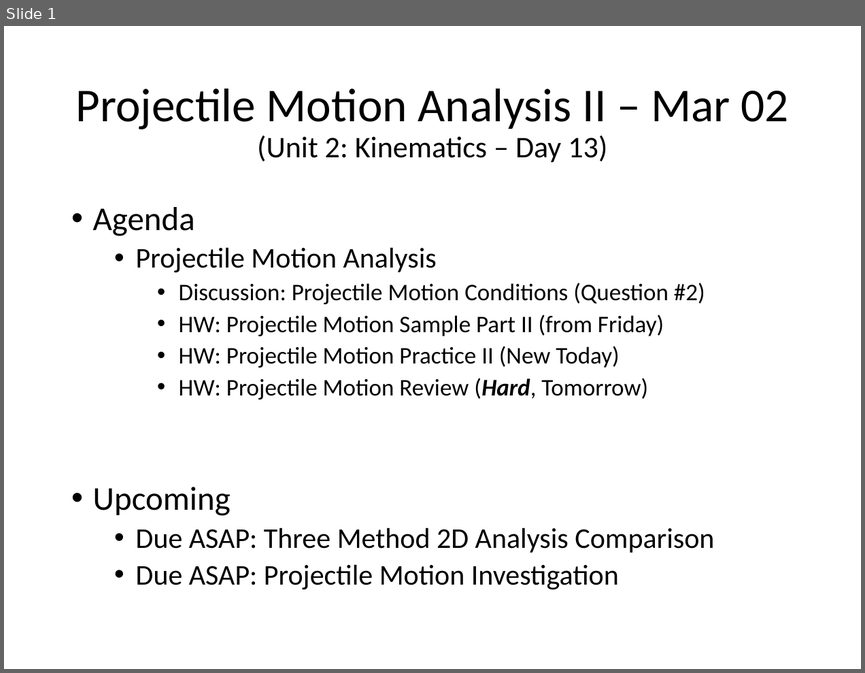
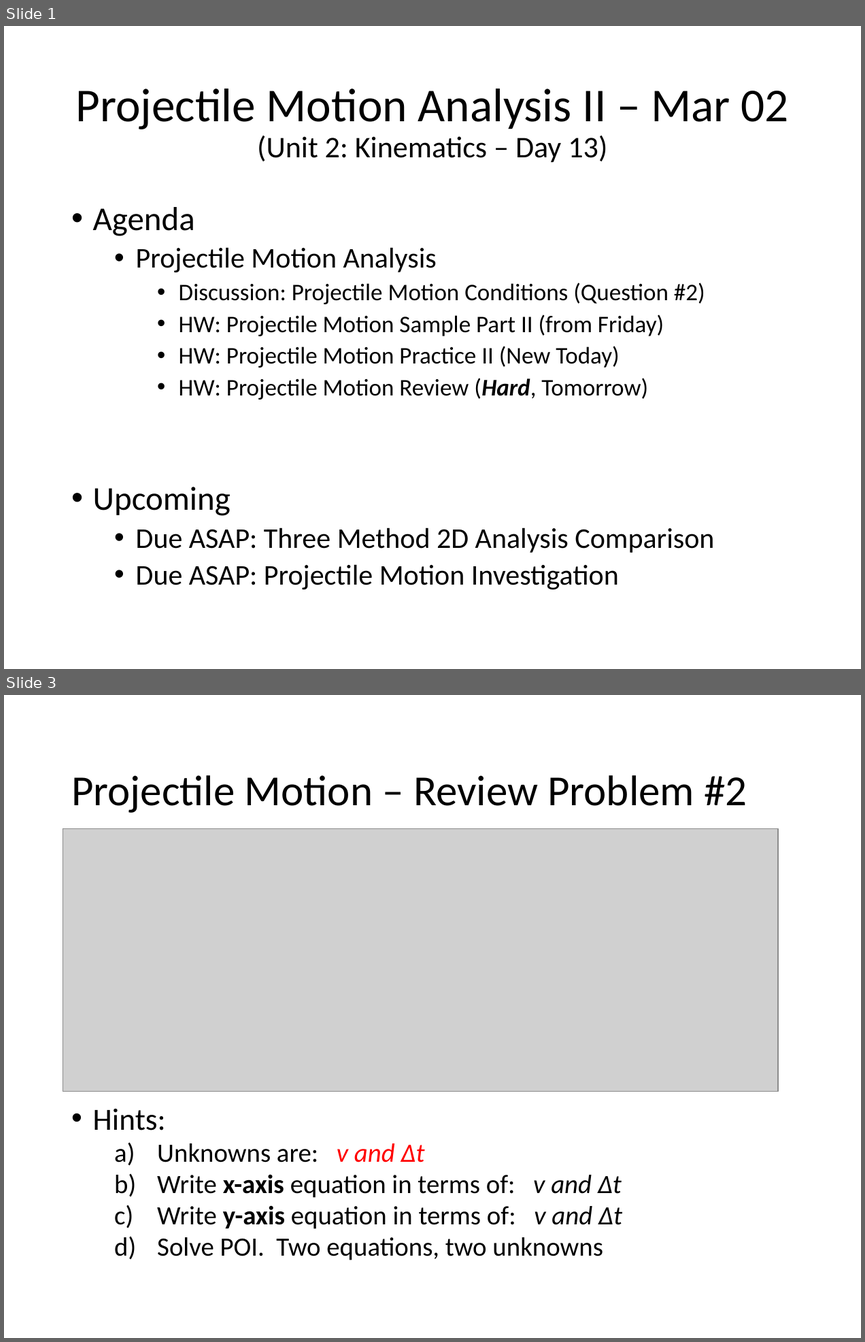
Before and after one commit to Greg5519/SPH4U0, a slide deck: Daily Agendas/Day5.1 ProjectileMotionII.pptx. Shown one above the other, each under a label of ours: slide 1 before the commit, slides 1 and 3 after it; the slides between them are not shown. The pictures are 865x673 and 865x1342 pixels, drawn with LibreOffice and Linux fonts; fonts in the diff are those of the drawing; grey boxes stand for pictures. Boxes give left, top, right and bottom in pixels: in the first picture for what was removed or moved away, otherwise in the second. Text is boxed around its words. In the diff, an @@ line names an element or a change of style, - is before the commit and + after.

```diff
--- a/Daily Agendas/Day5.1 ProjectileMotionII.pptx
+++ b/Daily Agendas/Day5.1 ProjectileMotionII.pptx
@@ slide 3 added at (x1=4, y1=695, x2=861, y2=1338), background #FFFFFF @@
@@ title added at (x1=71, y1=775, x2=747, y2=813), 36 pt, text #000000 @@
+Projectile Motion – Review Problem #2
@@ picture added at (x1=63, y1=829, x2=778, y2=1091) @@
@@ text added at (x1=93, y1=1108, x2=622, y2=1260), 22.2 pt, text #000000 @@
+• Hints:
+  a) Unknowns are: v and Δt
+  b) Write x-axis equation in terms of: v and Δt
+  c) Write y-axis equation in terms of: v and Δt
+  d) Solve POI. Two equations, two unknowns
```
Also in this commit, not shown: 1 other slide added, 2 other files.
